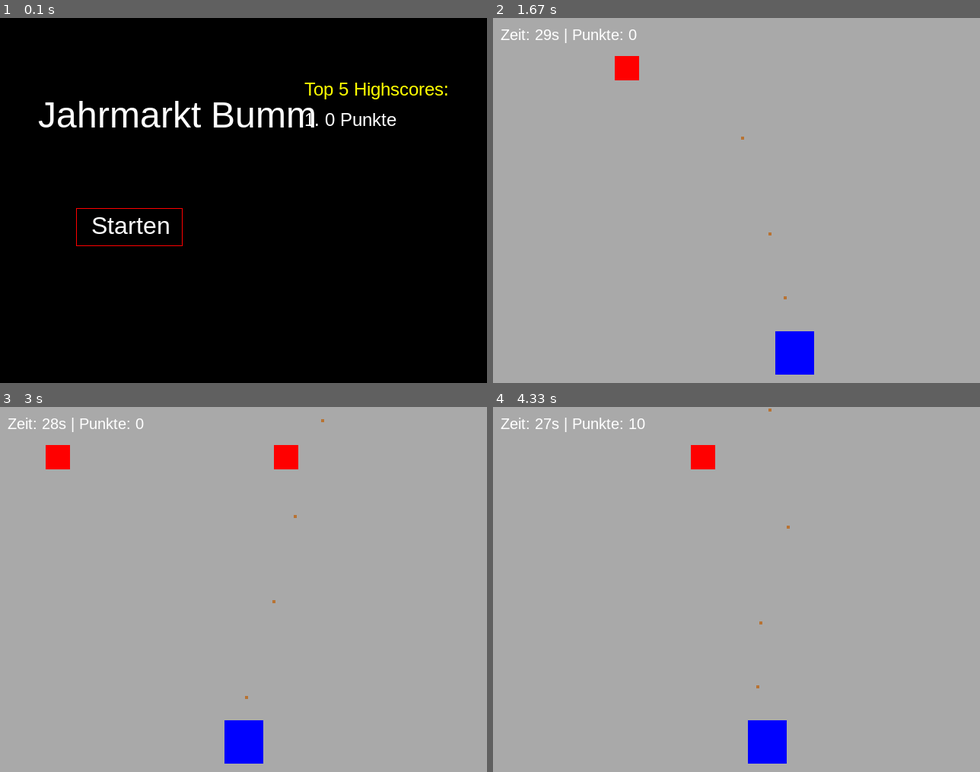
Above: before the commit, frames 1-4 (two rows, left to right).
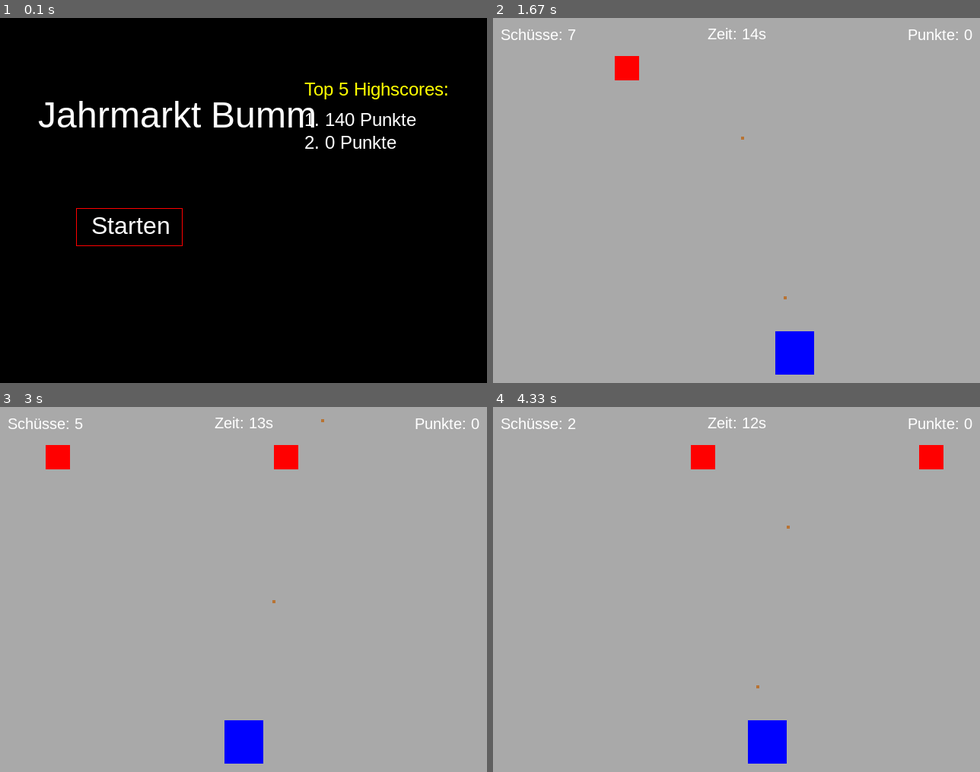
Above: after the commit, the same moments.

Repository: 25-26-1AHIF/pygameproject-JahrmarktBumm_Teodor_Simon
Game: pygame game, started from main.py
Two runs of this game, one before a commit and one after it. Both use one fixed random seed, a clock stepped at 60 frames per second and the inputs below.
Inputs:
- Up to frame 1 (0.1 s): no input
- Up to frame 2 (1.67 s): click "Starten" at 0.38 s; tap Space at 0.67, 1.07, 1.37, 1.57 s; hold D 1-1.47 s; hold D from 1.5 s (still down)
- Up to frame 3 (3 s): tap Space at 1.87, 2.07, 2.37, 2.63, 2.93 s; release D at 1.97 s; hold A 2-2.53 s; hold A 2.57-2.97 s
- Up to frame 4 (4.33 s): hold D 3-3.63 s; tap Space at 3.07, 3.37, 3.73, 4.03, 4.23 s; hold A 3.67-4.13 s; hold D from 4.17 s (still down)

The runs differ from the first frame. In frame 1, 0.6% of the frame differs, in the area x 62-86%, y 26-36%; in frame 2, 0.6%; in frame 3, 0.6%; in frame 4, 0.9%, in the area x 1-99%, y 0-60%.

Commit message:
Versuch Time v3

Diff:
--- a/highscores.json
+++ b/highscores.json
@@ -1 +1 @@
-[0]
+[140, 0]
--- a/main.py
+++ b/main.py
@@ -17,12 +17,15 @@
                 return []
     return []
 
+
 def save_highscore(new_score):
     scores = load_highscores()
     scores.append(new_score)
     scores.sort(reverse=True)
     with open("highscores.json", "w") as f:
-        json.dump(scores[:5], f) # Nur Top 5 speichern
+        json.dump(scores[:5], f)  # Nur Top 5 speichern
+
+
 # Ki Ende, Prompt: Highscore Speicher-Logik hinzufügen
 
 
@@ -52,6 +55,8 @@
         screen.blit(score_text, (gv.SCREEN_WIDTH - 240, 120 + i * 30))
 
     return button_rect
+
+
 # Ki Ende, Prompt: Menü mit Highscore-Anzeige erweitern
 
 
@@ -65,6 +70,11 @@
     menu_title = "Jahrmarkt Bumm"
     frame_counter = 0
     score = 0
+
+    # Ki Google Gemini Anfang
+    bullets_left = 10  # Begrenzung auf 10 Schuss
+    last_shot_time = 0
+    # Ki Ende, Prompt: Neue Variable für limitierte Munition
 
     bullets_manager = Bullets(screen)
     player_object = Player(screen, bullets_manager)
@@ -88,6 +98,8 @@
                     if current_button_rect.collidepoint(event.pos):
                         game_state = "GAME"
                         frame_counter = 0
+                        score = 0  # Punkte für neues Spiel zurücksetzen
+                        bullets_left = 10  # Munition für neues Spiel auffüllen
 
             # Events im SPIEL
             elif game_state == "GAME":
@@ -95,8 +107,17 @@
                     if event.key == pygame.K_ESCAPE:
                         game_state = "MENU"
                         menu_title = "Jahrmarkt Bumm"
+
+                    # Ki Google Gemini Anfang
                     if event.key == pygame.K_SPACE:
-                        player_object.shoot()
+                        current_time = pygame.time.get_ticks()
+                        # Cooldown prüfen (400ms) UND prüfen, ob noch Schüsse übrig sind
+                        if current_time - last_shot_time >= 400:
+                            if bullets_left > 0:
+                                player_object.shoot()
+                                bullets_left -= 1  # Einen Schuss abziehen
+                                last_shot_time = current_time
+                    # Ki Ende, Prompt: Schuss-Limitierung einbauen
 
         if game_state == "MENU":
             current_button_rect = draw_menu(screen, menu_title)
@@ -119,21 +140,32 @@
             targets_manager.update_and_draw(frame_counter)
 
             # Ki Google Gemini Anfang
-            # Timer prüfen (Jetzt auf 30 Sekunden geändert!)
-            if frame_counter >= gv.FPS * 30:
+            # Timer prüfen (Jetzt auf genau 15 Sekunden eingestellt!)
+            if frame_counter >= gv.FPS * 15:
                 save_highscore(score)  # Score speichern
-                score = 0  # Reset für nächstes Spiel
-                frame_counter = 0  # Frame-Counter Reset
                 game_state = "MENU"  # Zurück ins Menü
+                frame_counter = 0
 
-            # Timer & Punkte im Spiel oben links anzeigen (Auch hier auf 30s angepasst)
+            # --- Das neue aufgeteilte User Interface (UI) ---
             font_ui = pygame.font.SysFont("arial", 20)
-            remaining_time = max(0, 30 - (frame_counter // gv.FPS))
-            ui_text = font_ui.render(f"Zeit: {remaining_time}s | Punkte: {score}", True, "white")
-            screen.blit(ui_text, (10, 10))
+
+            # 1. Links oben: Restliche Schüsse
+            ammo_text = font_ui.render(f"Schüsse: {bullets_left}", True, "white")
+            screen.blit(ammo_text, (10, 10))
+
+            # 2. Mitte oben: Die verbleibende Zeit (wird automatisch zentriert)
+            remaining_time = max(0, 15 - (frame_counter // gv.FPS))
+            time_text = font_ui.render(f"Zeit: {remaining_time}s", True, "white")
+            time_rect = time_text.get_rect(center=(gv.SCREEN_WIDTH // 2, 20))
+            screen.blit(time_text, time_rect)
+
+            # 3. Rechts oben: Die aktuellen Punkte
+            score_text = font_ui.render(f"Punkte: {score}", True, "white")
+            score_rect = score_text.get_rect(topright=(gv.SCREEN_WIDTH - 10, 10))
+            screen.blit(score_text, score_rect)
 
             frame_counter += 1
-            # Ki Ende, Prompt: 30s Timer-Prüfung und UI-Anzeige einbauen
+            # Ki Ende, Prompt: 15s Timer und getrenntes UI (Links, Mitte, Rechts) einbauen
 
         # Das Display aktualisieren
         pygame.display.flip()
